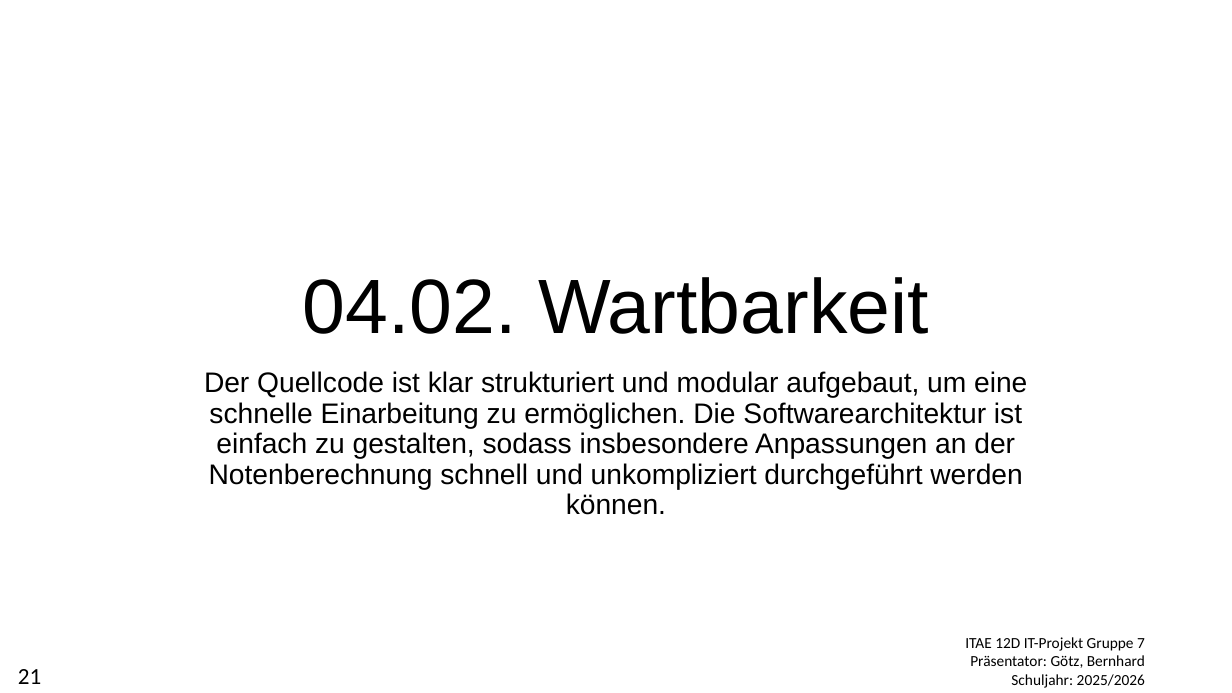
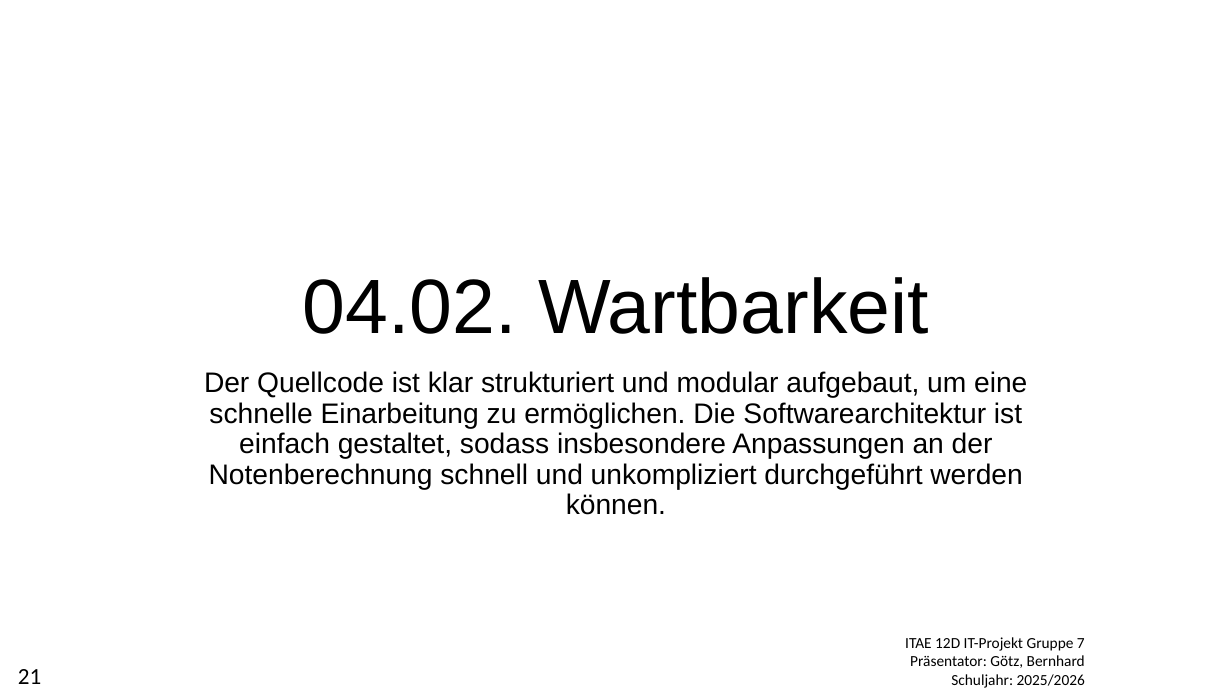
Before and after one commit to AE12-Projekt-Gruppe-7/EvalPro, a slide deck: slide 21 of docs/Praesentationen/Praesentation_Pflichtenheft_Gruppe7.pptx. Drawn at 1232x693 pixels with LibreOffice and Linux fonts; fonts in the diff are those of the drawing; background and template pictures are left out. Boxes give left, top, right and bottom in pixels: in the first picture for what was removed or moved away, otherwise in the second. Text is boxed around its words. In the diff, an @@ line names an element or a change of style, - is before the commit and + after.

Commit message:
Praesentation_Pflichtenheft_Gruppe7.pptx - Kleinere Anpassungen am Text und ergänzung von Überschrift

```diff
--- a/docs/Praesentationen/Praesentation_Pflichtenheft_Gruppe7.pptx
+++ b/docs/Praesentationen/Praesentation_Pflichtenheft_Gruppe7.pptx
@@ subtitle at <box>204,371,1027,515</box>: text changed @@
-Der Quellcode ist klar strukturiert und modular aufgebaut, um eine schnelle Einarbeitung zu ermöglichen. Die Softwarearchitektur ist einfach zu gestalten, sodass insbesondere Anpassungen an der Notenberechnung schnell und unkompliziert durchgeführt werden können.
+Der Quellcode ist klar strukturiert und modular aufgebaut, um eine schnelle Einarbeitung zu ermöglichen. Die Softwarearchitektur ist einfach gestaltet, sodass insbesondere Anpassungen an der Notenberechnung schnell und unkompliziert durchgeführt werden können.
@@ text "ITAE 12D IT-Projekt Gruppe 7": place and size @@
-text "ITAE 12D IT-Projekt Gruppe 7" at <box>965,637,1145,688</box>
+text "ITAE 12D IT-Projekt Gruppe 7" at <box>905,637,1085,688</box>
```
Also in this commit, not shown: 29 other slides changed, 3 slides added, 1 slide removed.
